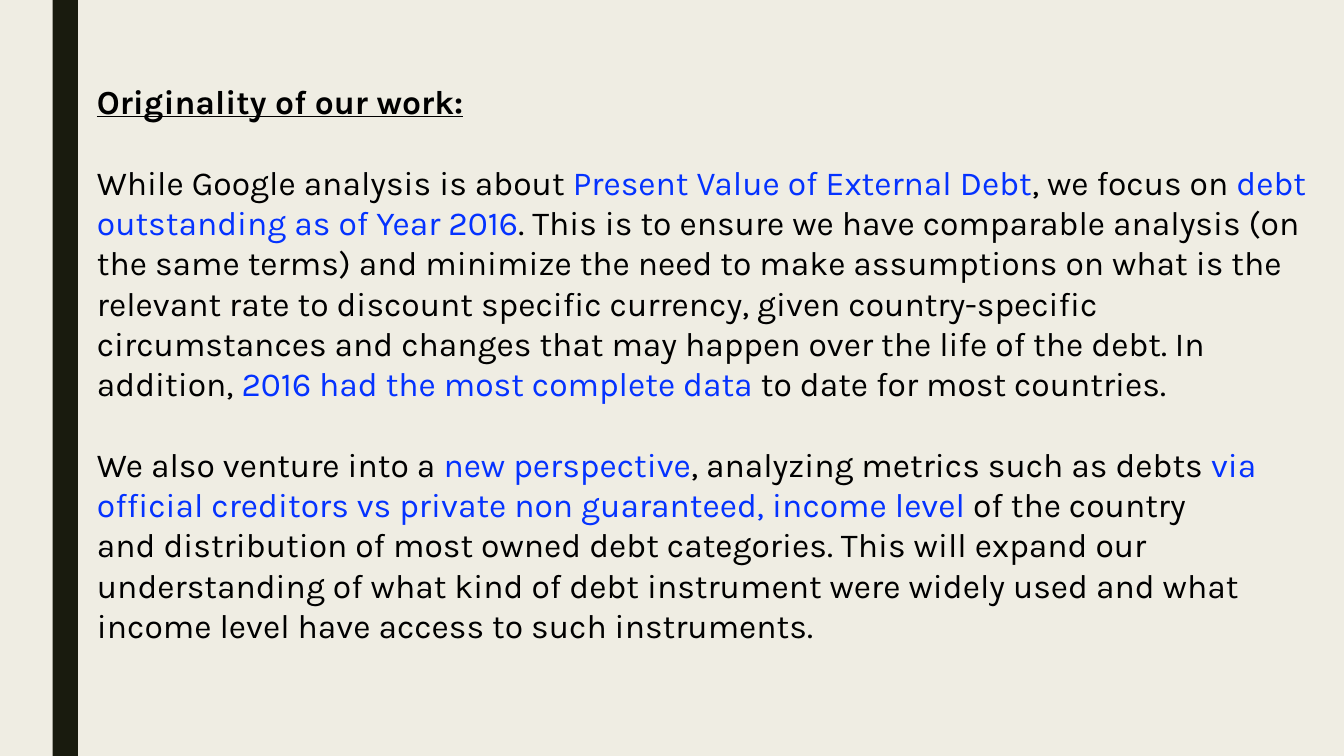
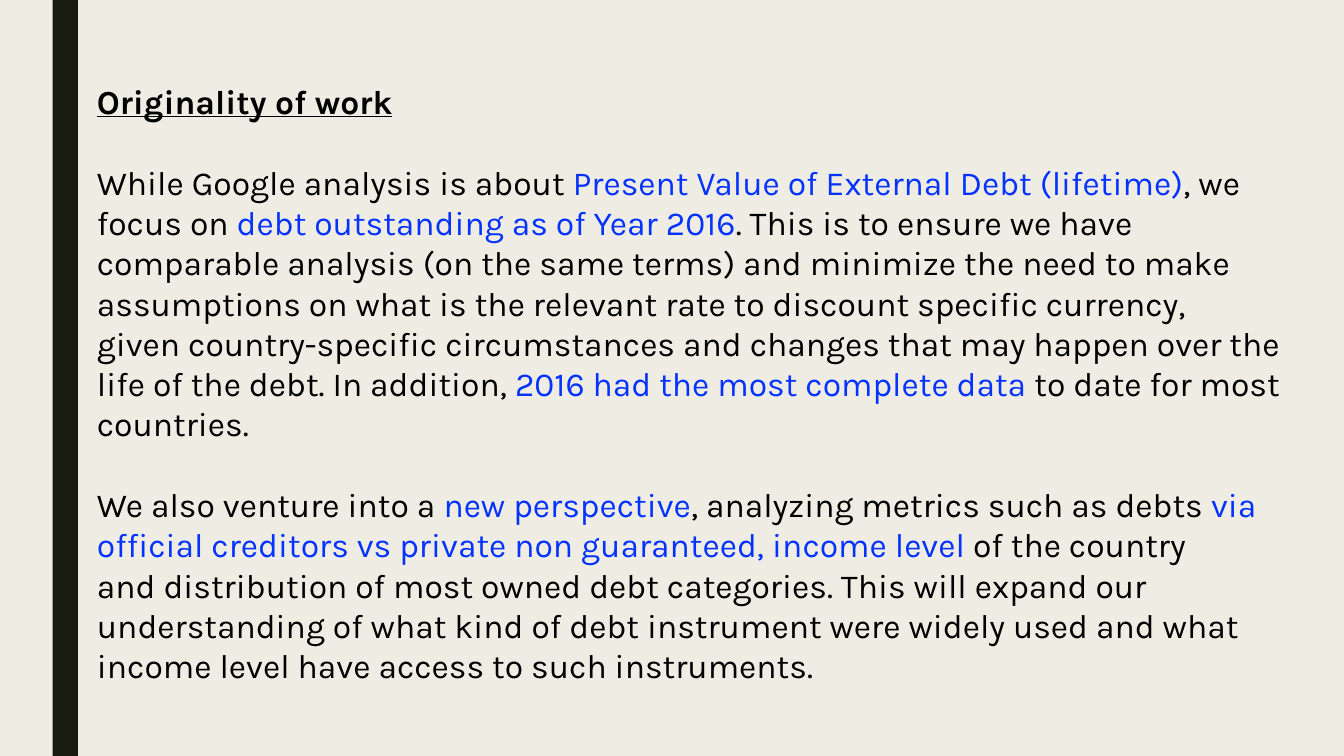
Before and after one commit to skc00/DBMS-Term-Project, a slide deck: slide 4 of Term Presentation MSDS7330-404 GrpB.pptx. Drawn at 1344x756 pixels with LibreOffice and Linux fonts; fonts in the diff are those of the drawing. Boxes give left, top, right and bottom in pixels: in the first picture for what was removed or moved away, otherwise in the second. Text is boxed around its words. In the diff, an @@ line names an element or a change of style, - is before the commit and + after.

```diff
--- a/Term Presentation MSDS7330-404 GrpB.pptx
+++ b/Term Presentation MSDS7330-404 GrpB.pptx
@@ text at [97,90,1280,437]: text changed @@
-Originality of our work:
-While Google analysis is about Present Value of External Debt, we focus on debt outstanding as of Year 2016. This is to ensure we have comparable analysis (on the same terms) and minimize the need to make assumptions on what is the relevant rate to discount specific currency, given country-specific circumstances and changes that may happen over the life of the debt. In addition, 2016 had the most complete data to date for most countries.
+Originality of work
+While Google analysis is about Present Value of External Debt (lifetime), we focus on debt outstanding as of Year 2016. This is to ensure we have comparable analysis (on the same terms) and minimize the need to make assumptions on what is the relevant rate to discount specific currency, given country-specific circumstances and changes that may happen over the life of the debt. In addition, 2016 had the most complete data to date for most countries.
```
Also in this commit, not shown: 2 other slides changed.
